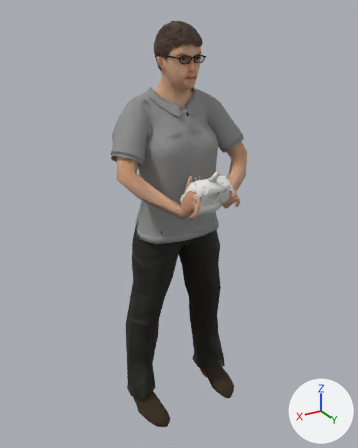
The glTF model app/assets/scenery/population/people/pilot_polo_pilot.glb: old version first, new version second.
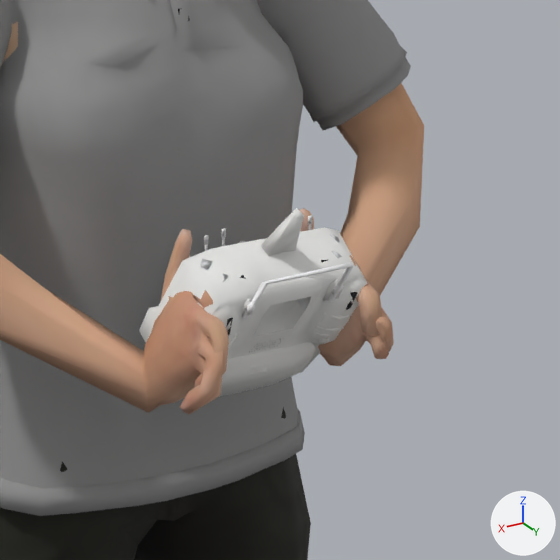
Each version appears first whole from a 50 mm lens placed at (1.019, 1.627, 1.754), pointed at (0.018, -0.041, 0.92), and next in a close-up on the part from 41% to 78% of the width and 27% to 57% of the height. Lighting does not change. The marker at lower right points along +X, +Y and +Z. The last two pictures show the newer version. Vertices at exactly the same position are counted once.

The first close-up shows 'Human_atlas'.
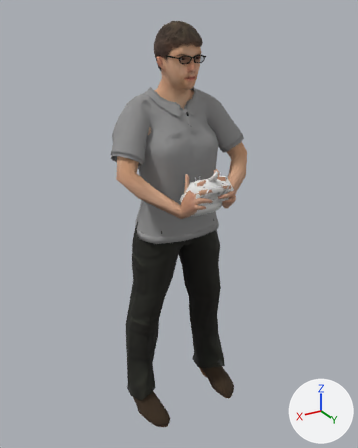
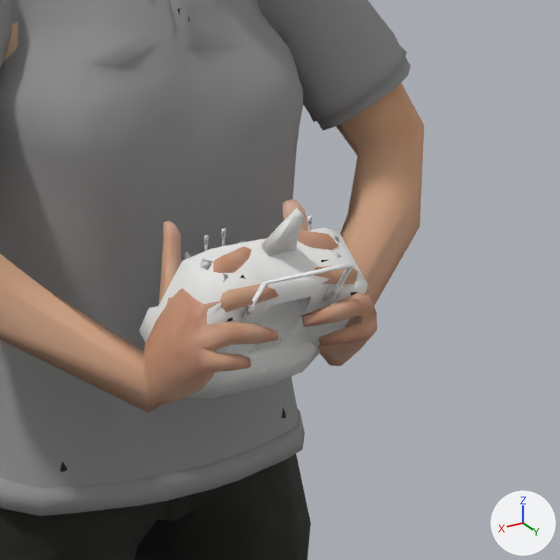
The newer file is also turned or shifted as a whole; pictures and numbers use the older file's frame.

The change, as a diff of the scene's bpy script:
```diff
--- a/app/assets/scenery/population/people/pilot_polo_pilot.glb.py
+++ b/app/assets/scenery/population/people/pilot_polo_pilot.glb.py
@@ me_human_atlas @@
 # used by ob_human_atlas; location = (0.0, 0.0, 0.0)
-me_human_atlas.from_pydata(...)  # 4873 vertices, 8040 faces; spans x -0.31..0.31, y -0.23..0.23, z 0.0..1.72
+me_human_atlas.from_pydata(...)  # 4873 vertices, 8040 faces; spans x -0.31..0.31, y -0.23..0.22, z 0.0..1.72
+# me_human_atlas part 1: 52 vertices moved from x -0.1..0.1, y 0.11..0.22, z 1.06..1.19 to x -0.09..0.09, y 0.09..0.21, z 1.07..1.19; 197 vertices removed from x -0.14..0.24, y -0.04..0.23, z 1.05..1.29; 185 vertices added at x -0.15..0.25, y -0.16..0.22, z 1.05..1.29
+# me_human_atlas part 2: 6 kept faces spanning x -0.07..0.08, y 0.19..0.22, z 1.07..1.11 get new texture (UV) coordinates
+# other edits to the shape of me_human_atlas do not show in these pictures
 me_human_atlas.materials.append(mat_human_atlas)
```

Where the change shows, as pixel boxes [x1, y1, x2, y2] in the close-ups (560 x 560 px; the box of a moved part takes in the faces that stretch with it):
part 1 of me_human_atlas, moved or reshaped: before [145, 208, 394, 415]; after [145, 199, 377, 390]
part 2 of me_human_atlas, surface changed: before [369, 310, 382, 335]; after [226, 309, 365, 369]
